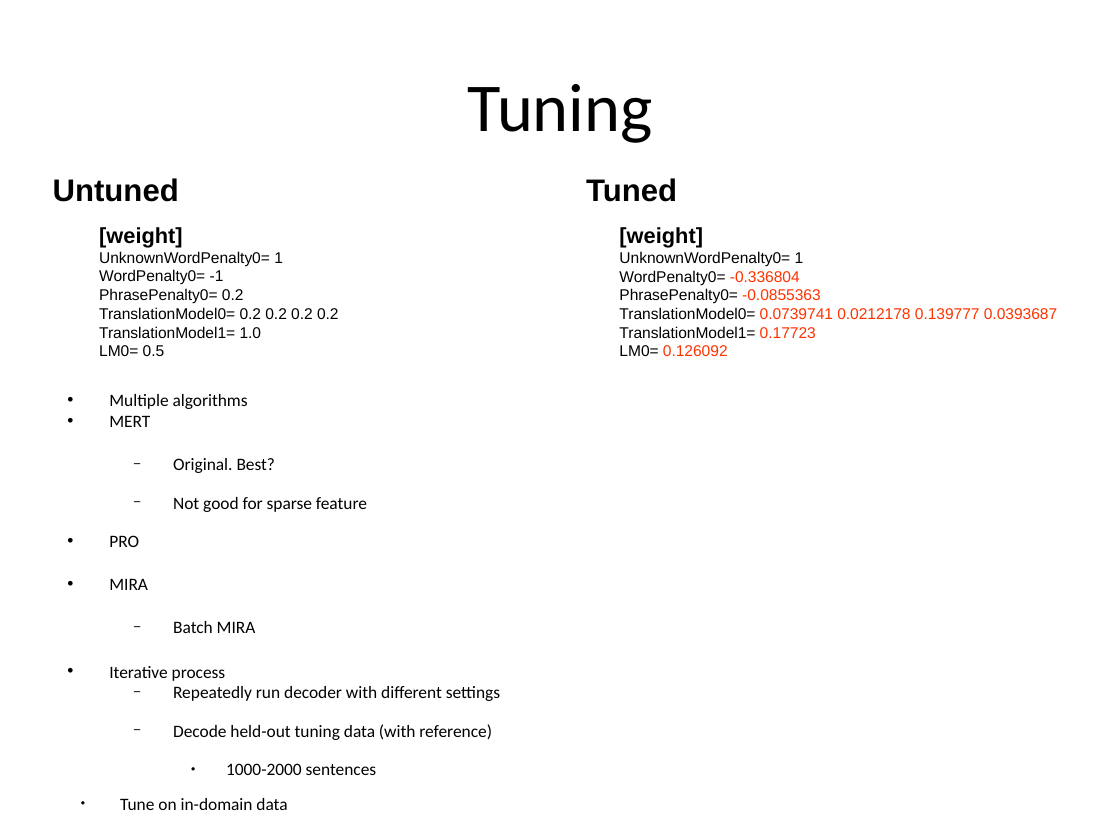
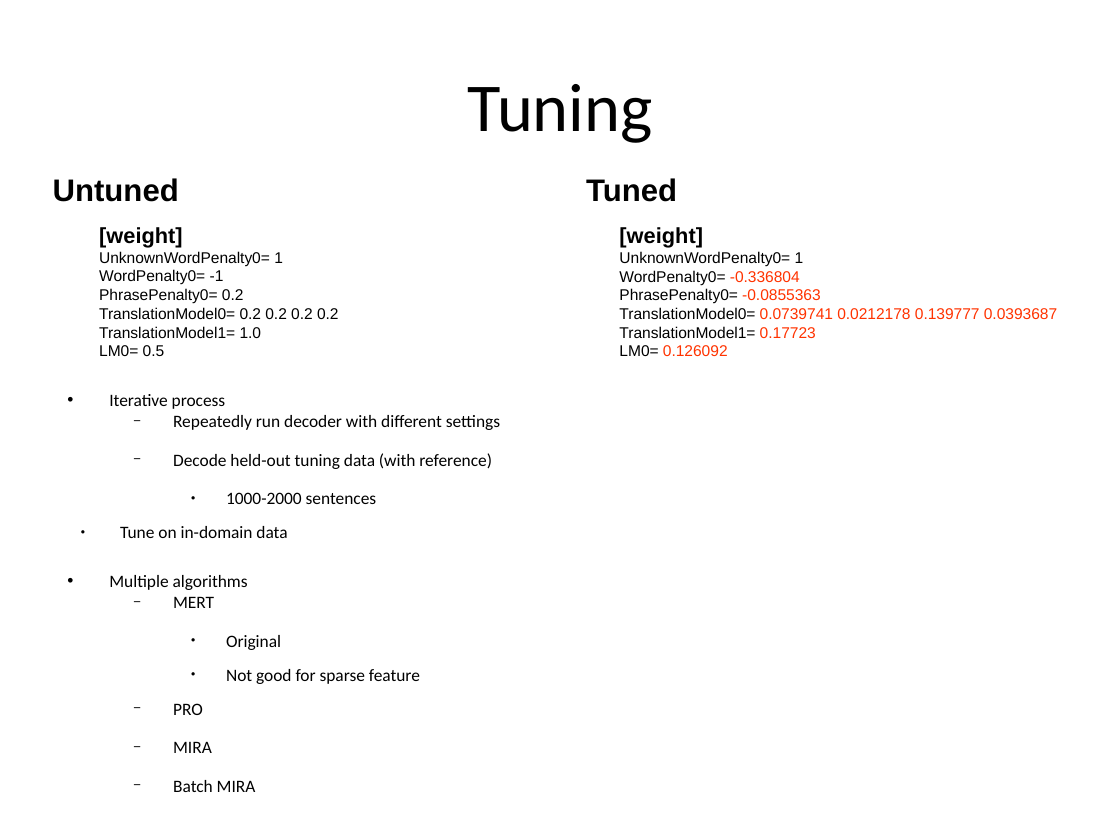
Before and after one commit to hieuhoang/papers, a slide deck: slide 15 of icon.2014/Basics.odp. Drawn at 1120x840 pixels with LibreOffice and Linux fonts; fonts in the diff are those of the drawing; background and template pictures are left out. Boxes give left, top, right and bottom in pixels: in the first picture for what was removed or moved away, otherwise in the second. Text is boxed around its words. In the diff, an @@ line names an element or a change of style, - is before the commit and + after.

```diff
--- a/icon.2014/Basics.odp
+++ b/icon.2014/Basics.odp
@@ text at (x1=109, y1=394, x2=367, y2=633): paragraphs removed @@
-• Multiple algorithms
-• MERT
-  − Original. Best?
-  − Not good for sparse feature
-• PRO
-• MIRA
-  − Batch MIRA
@@ text at (x1=109, y1=575, x2=420, y2=753): paragraphs added @@
+• Multiple algorithms
+  − MERT
+    ● Original
+    ● Not good for sparse feature
+  − PRO
+  − MIRA
+  − Batch MIRA
```
Also in this commit, not shown: 1 other slide changed, 3 other files.
